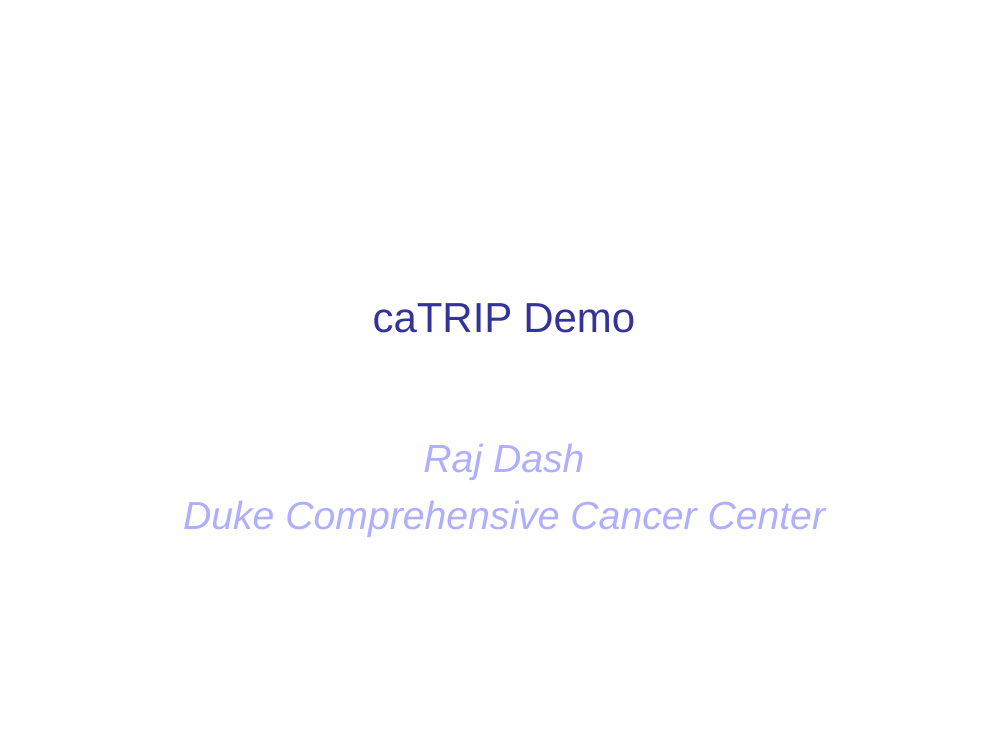
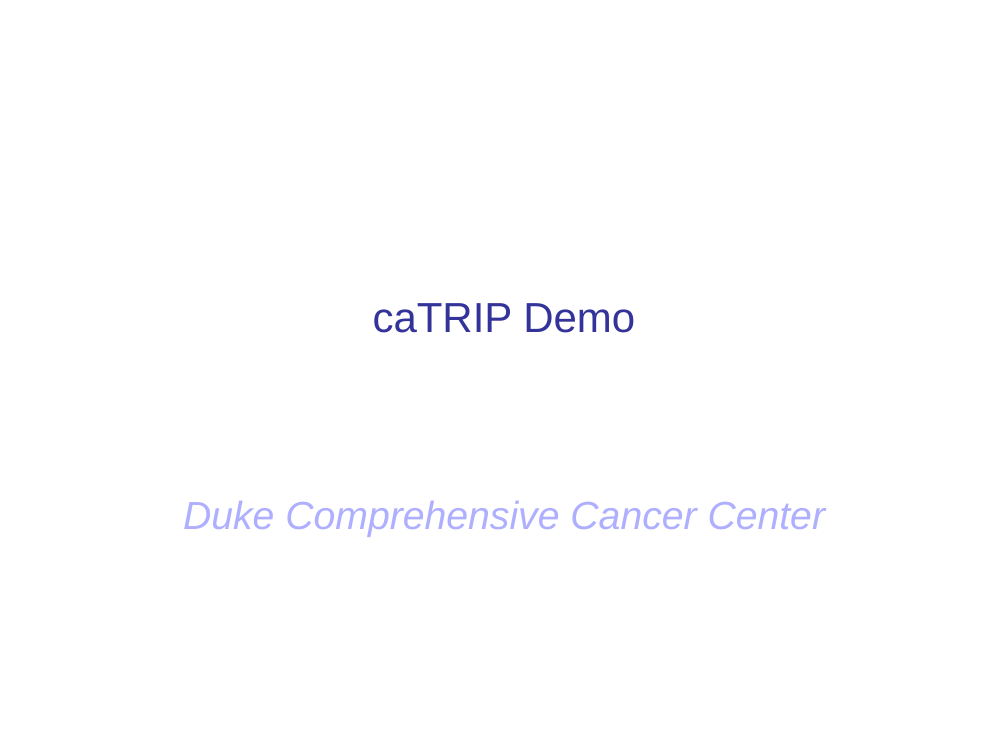
Before and after one commit to NCIP/catrip, a slide deck: slide 15 of catrip/documentation/presentations/ctms_f2f_2006_11_29/catrip_ctms_f2f_2006_11_29.ppt (slide 24 before the commit). Drawn at 1008x756 pixels with LibreOffice and Linux fonts; fonts in the diff are those of the drawing; background and template pictures are left out. Boxes give left, top, right and bottom in pixels: in the first picture for what was removed or moved away, otherwise in the second. Text is boxed around its words. In the diff, an @@ line names an element or a change of style, - is before the commit and + after.

```diff
--- a/catrip/documentation/presentations/ctms_f2f_2006_11_29/catrip_ctms_f2f_2006_11_29.ppt
+++ b/catrip/documentation/presentations/ctms_f2f_2006_11_29/catrip_ctms_f2f_2006_11_29.ppt
@@ subtitle at [423,444,584,480]: paragraph removed @@
-Raj Dash
```
Also in this commit, not shown: 5 slides removed.
